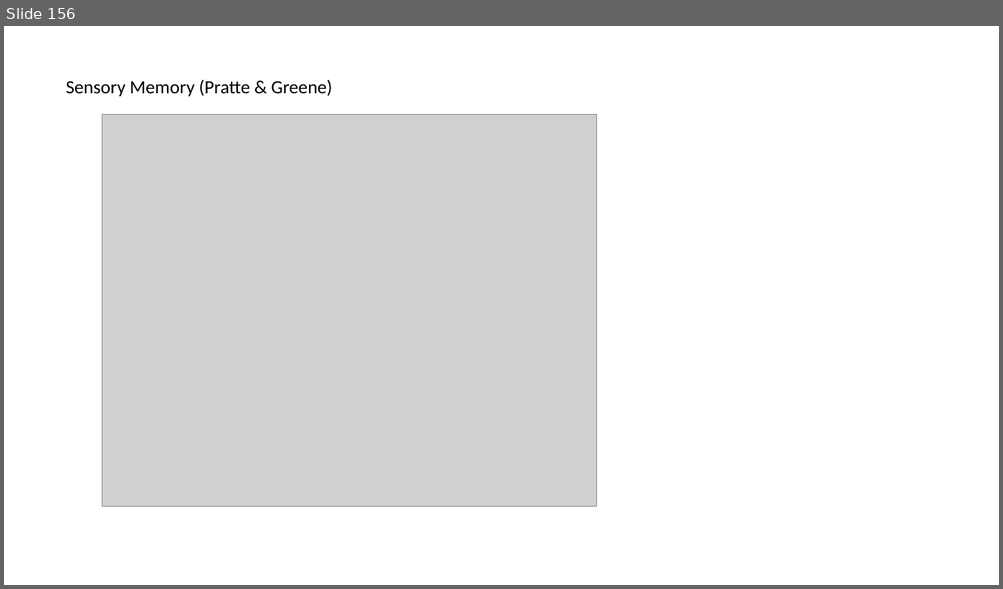
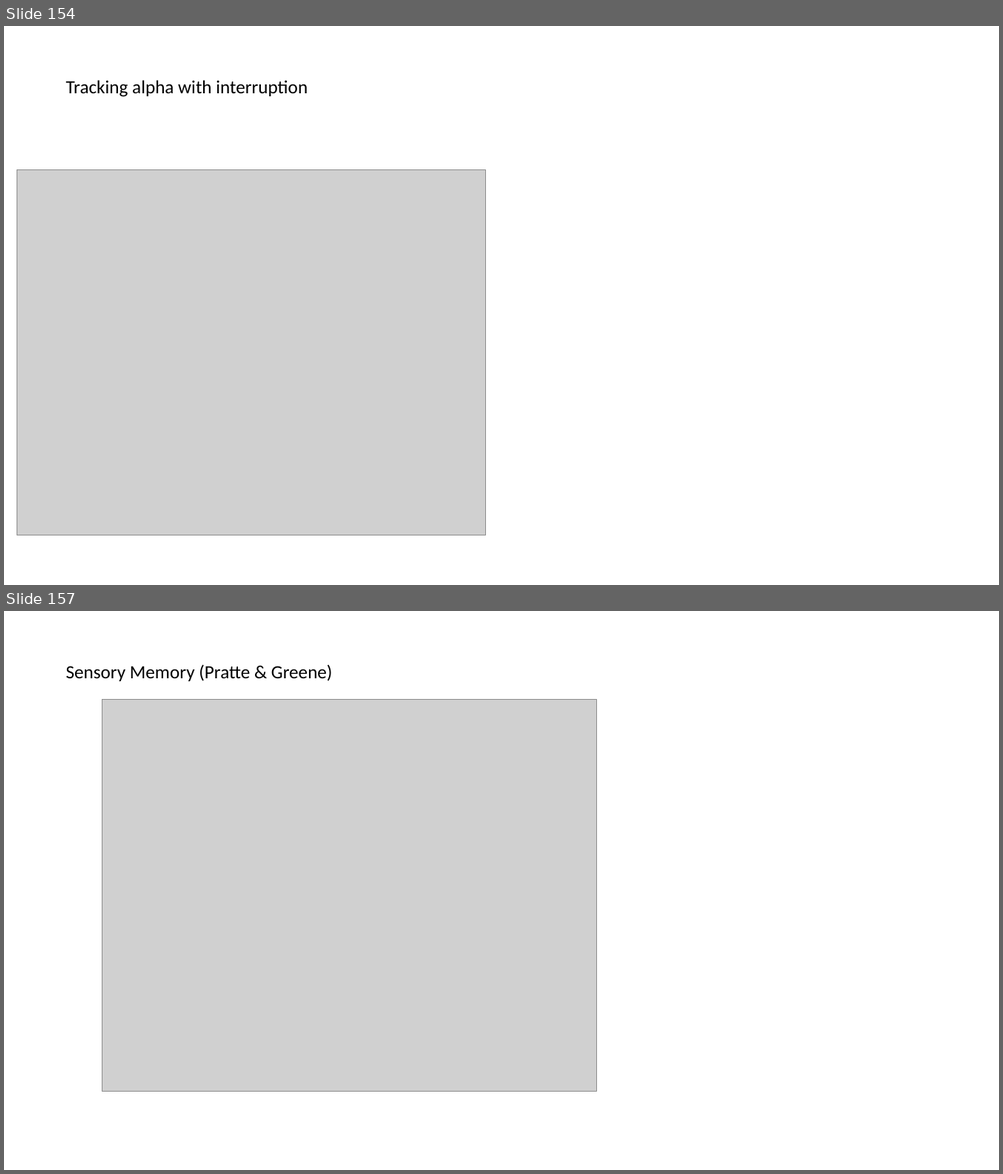
Before and after one commit to oberauer/IM.Simulation, a slide deck: IMSim.Mediated.Results.pptx. Shown one above the other, each under a label of ours: slide 156 before the commit, slides 154 and 157 after it; the slides between them are not shown. The pictures are 1003x589 and 1003x1174 pixels, drawn with LibreOffice and Linux fonts; fonts in the diff are those of the drawing; grey boxes stand for pictures. Boxes give left, top, right and bottom in pixels: in the first picture for what was removed or moved away, otherwise in the second. Text is boxed around its words. In the diff, an @@ line names an element or a change of style, - is before the commit and + after.

```diff
--- a/IMSim.Mediated.Results.pptx
+++ b/IMSim.Mediated.Results.pptx
@@ slide 154 added at bbox=[4, 26, 999, 585], background #FFFFFF @@
@@ text added at bbox=[66, 80, 307, 97], 18 pt, text #000000 @@
+Tracking alpha with interruption
@@ picture added at bbox=[17, 170, 485, 537] @@
@@ what was slide 156 is now slide 157 @@
```
Also in this commit, not shown: 4 slides changed, 9 other slides added, 4 slides removed.
